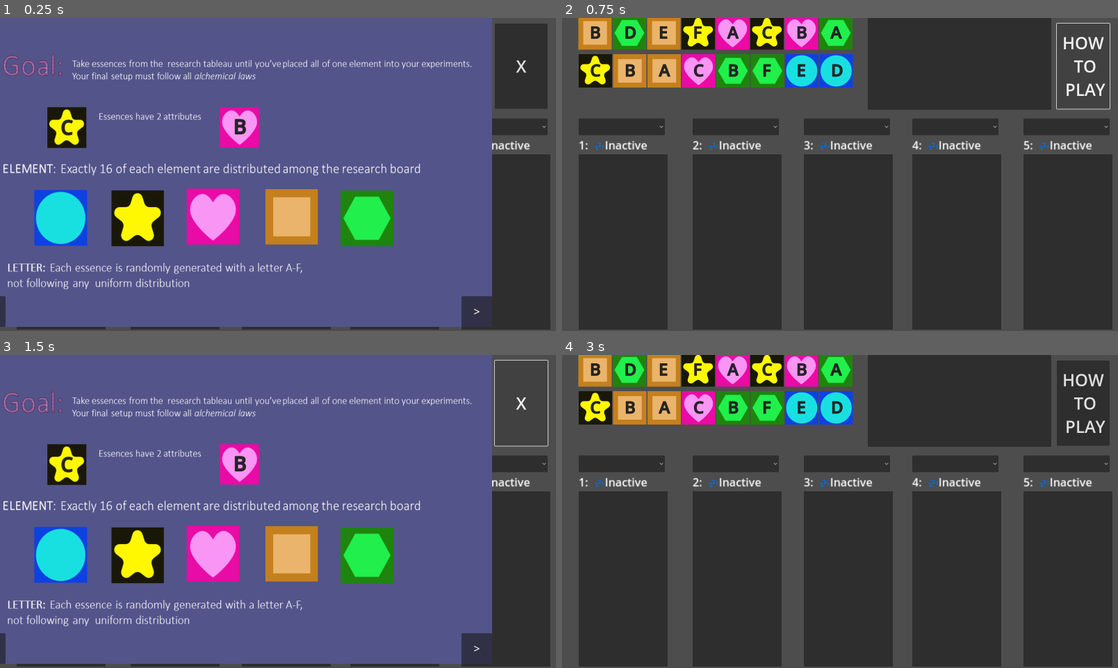
Above: before the commit, frames 1-4 (two rows, left to right).
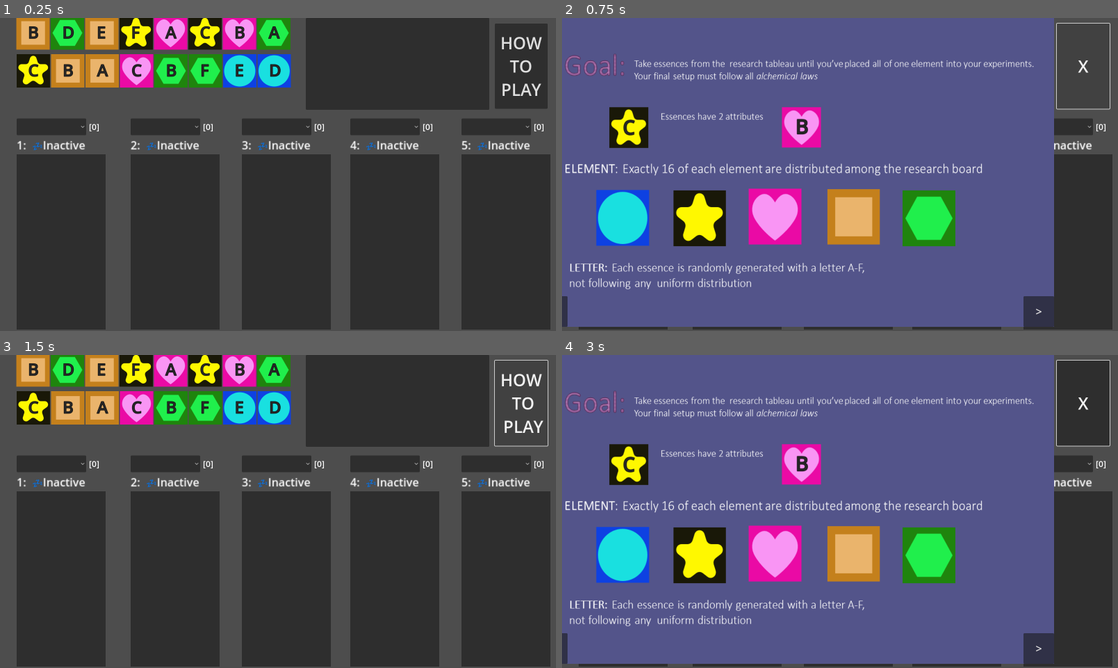
Above: after the commit, the same moments.

Repository: ninjacreeper47/Meriam-s-Trial
Game: Godot game, scene res://main.tscn
Same seed, same stepped clock (60 frames per second), same inputs: the game is played once before the commit and once after it.
Inputs:
- Up to frame 1 (0.25 s): no input
- Up to frame 2 (0.75 s): click "X" (after the commit: "HOW TO PLAY") at 0.5 s
- Up to frame 3 (1.5 s): click "HOW TO PLAY" (after the commit: "X") at 1.25 s
- Up to frame 4 (3 s): click "X" (after the commit: "HOW TO PLAY") at 2 s; click "B" at 2.75 s

The runs differ from the first frame. In frame 1, 88% of the frame differs, in the area x 0-99%, y 0-99%; in frame 2, 88%; in frame 3, 88%; in frame 4, 88%.

Commit message:
updated meta constraints + added essence counters

Diff:
--- a/experiment.gd
+++ b/experiment.gd
@@ -13,6 +13,8 @@
 enum {sort_none, sort_type,sort_value}
 var my_children = []
 
+
+@export var essence_count_label :Label
 #signals
 signal kudu_breached(dominant)
 signal qluix_breached(equal1,equal2)
@@ -36,6 +38,7 @@
 	type_counts[type] += 1
 	value_counts[val] += 1
 	num_essences+= 1
+	essence_count_label.text = "[" + str(num_essences) +"]"
 	alchemy.essence_counts[ex_num] = num_essences
 	if (active == false && num_essences >= 3):
 		activated.emit()
@@ -46,6 +49,7 @@
 	type_counts[type] -= 1
 	value_counts[val] -= 1
 	num_essences-= 1
+	essence_count_label.text = "[" + str(num_essences) +"]"
 	alchemy.essence_counts[ex_num] = num_essences
 	if (active == true && num_essences < 3):
 		active = false
--- a/experiment_display.tscn
+++ b/experiment_display.tscn
@@ -16,9 +16,10 @@
 offset_bottom = 1784.0
 scale = Vector2(0.3, 0.3)
 
-[node name="Experiment1" parent="ExperimentBackground1" instance=ExtResource("1_ino3q")]
+[node name="Experiment1" parent="ExperimentBackground1" node_paths=PackedStringArray("essence_count_label") instance=ExtResource("1_ino3q")]
 custom_minimum_size = Vector2(300, 400)
 layout_mode = 2
+essence_count_label = NodePath("../../EssenceCount")
 ex_num = 1
 
 [node name="ExStatus" parent="." instance=ExtResource("2_4qfhn")]
@@ -32,7 +33,7 @@
 [node name="SortChoice" type="OptionButton" parent="."]
 layout_mode = 0
 offset_top = 1.0
-offset_right = 248.0
+offset_right = 200.0
 offset_bottom = 49.0
 focus_mode = 1
 item_count = 3
@@ -43,6 +44,15 @@
 popup/item_2/text = "Sort by letter"
 popup/item_2/id = 2
 
+[node name="EssenceCount" type="Label" parent="."]
+layout_mode = 0
+offset_left = 208.0
+offset_top = 8.0
+offset_right = 252.0
+offset_bottom = 45.0
+theme_override_font_sizes/font_size = 24
+text = "[0]"
+
 [connection signal="activated" from="ExperimentBackground1/Experiment1" to="ExStatus" method="_on_activated"]
 [connection signal="inactive" from="ExperimentBackground1/Experiment1" to="ExStatus" method="_on_inactive"]
 [connection signal="kudu_breached" from="ExperimentBackground1/Experiment1" to="ExStatus" method="_on_kudu_breached"]
--- a/main.tscn
+++ b/main.tscn
@@ -307,11 +307,14 @@
 offset_right = 776.0
 offset_bottom = -189.0
 theme_override_font_sizes/font_size = 48
-text = "X"
+text = "HOW
+TO
+PLAY"
 script = ExtResource("13_uul6k")
 instructions = NodePath("../../Instructions")
 
 [node name="Instructions" type="Control" parent="."]
+visible = false
 layout_mode = 3
 anchors_preset = 0
 offset_right = 40.0
Binary file changed: Assets/How to Play/Instructions/Slide4.PNG
Not shown, changed: Assets/How to Play/Instructions.pptx
